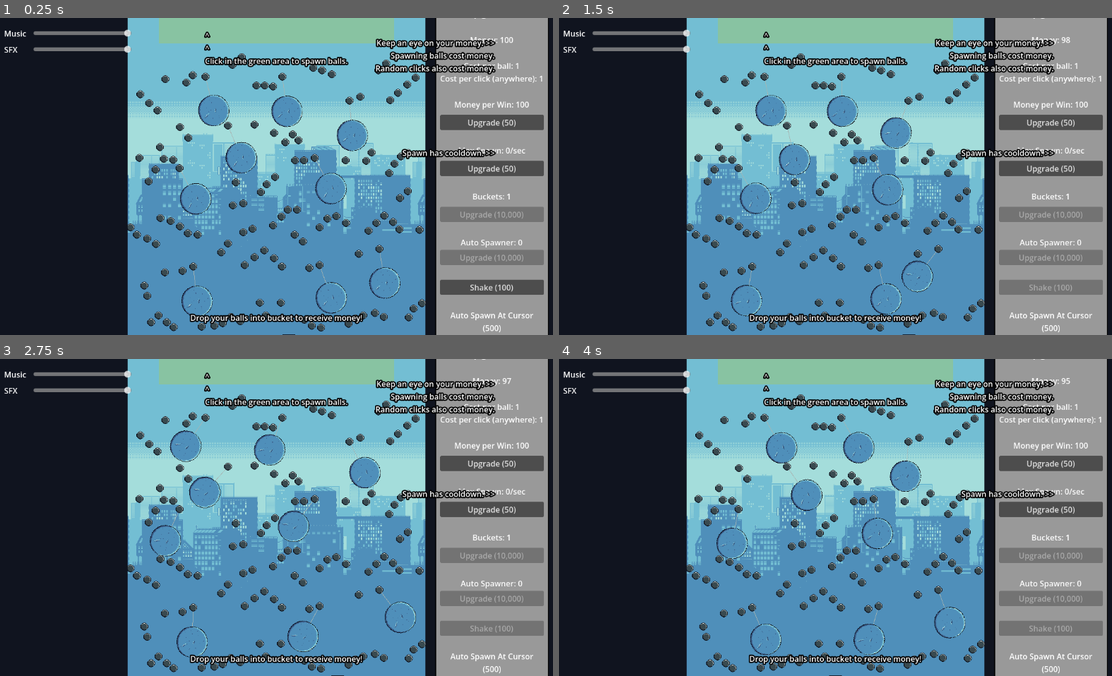
Above: before the commit, frames 1-4 (two rows, left to right).
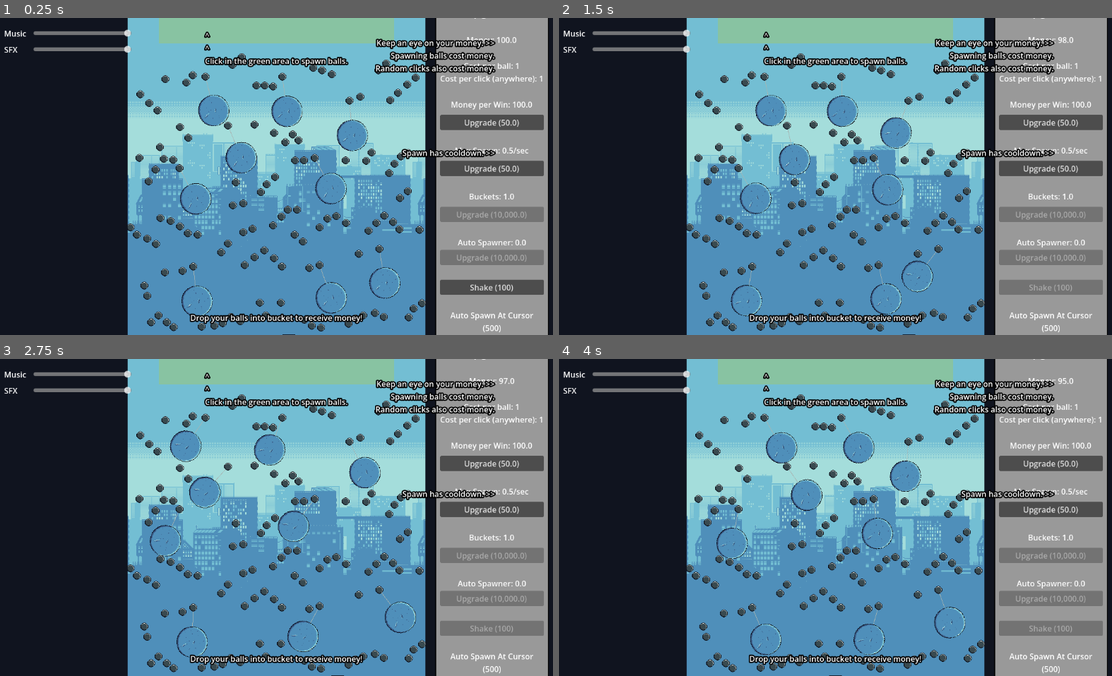
Above: after the commit, the same moments.

Repository: Purinut12/SoloJam2026
Game: Godot game, scene res://Scenes/main_game_scene.tscn
The game is run twice, just before and just after one commit, with the same random seed, the same clock (stepped at 60 frames per second) and the same inputs.
Inputs:
- Up to frame 1 (0.25 s): no input
- Up to frame 2 (1.5 s): click "Upgrade (50)" (after the commit: "Upgrade (50.0)") at 0.5 s; click "Upgrade (50)" (after the commit: "Upgrade (50.0)") at 1.25 s
- Up to frame 3 (2.75 s): click "Upgrade (50)" (after the commit: "Upgrade (50.0)") at 2 s
- Up to frame 4 (4 s): click "Upgrade (50)" (after the commit: "Upgrade (50.0)") at 2.75 s; click "Upgrade (50)" (after the commit: "Upgrade (50.0)") at 3.5 s

The runs differ from the first frame. In frame 1, 1.0% of the frame differs, in the area x 81-97%, y 6-78%; in frame 2, 1.0%; in frame 3, 1.0%; in frame 4, 1.0%.

Commit message:
fix: fix broken number float

Diff:
--- a/Scripts/upgradeController.gd
+++ b/Scripts/upgradeController.gd
@@ -150,17 +150,28 @@
 	add_money(-get_shake_cost())
 
 
-func format_number_with_commas(number: int) -> String:
-	var num_str: String = str(abs(number))
-	var result: String = ""
-	var count: int = 0
+func format_number_with_commas(number: Variant) -> String:
+	var val_float = float(number)
+	var is_negative = val_float < 0
+	var full_str = str(abs(val_float))
 
-	for i in range(num_str.length() - 1, -1, -1):
-		result = num_str[i] + result
+	var parts = full_str.split(".")
+	var int_part = parts[0]
+	var dec_part = parts[1] if parts.size() > 1 else ""
+
+	var formatted_int = ""
+	var count = 0
+	for i in range(int_part.length() - 1, -1, -1):
+		formatted_int = int_part[i] + formatted_int
 		count += 1
 		if count % 3 == 0 and i != 0:
-			result = "," + result
+			formatted_int = "," + formatted_int
 
-	if number < 0:
+	var result = formatted_int
+	if dec_part != "":
+		result += "." + dec_part
+
+	if is_negative:
 		result = "-" + result
+
 	return result
